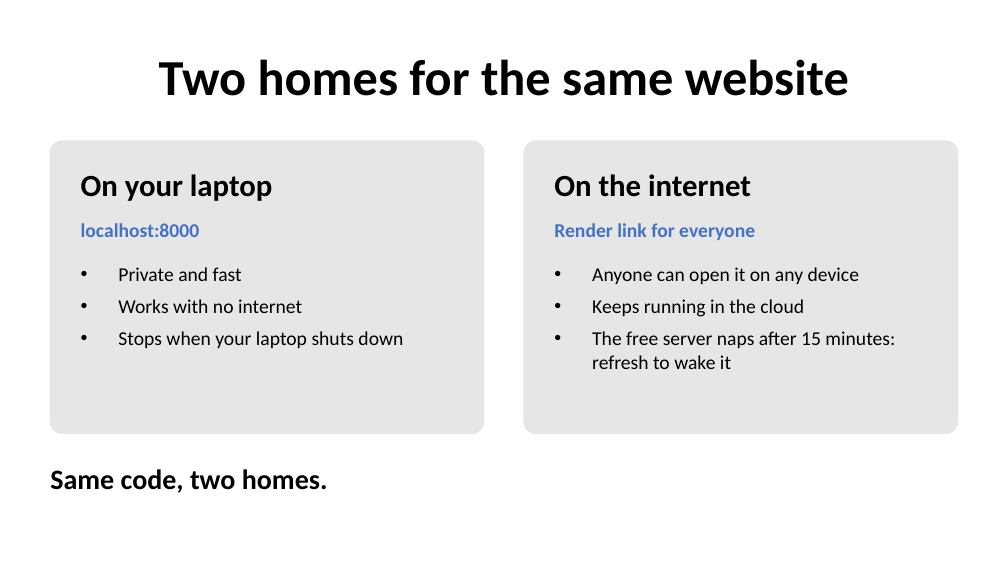
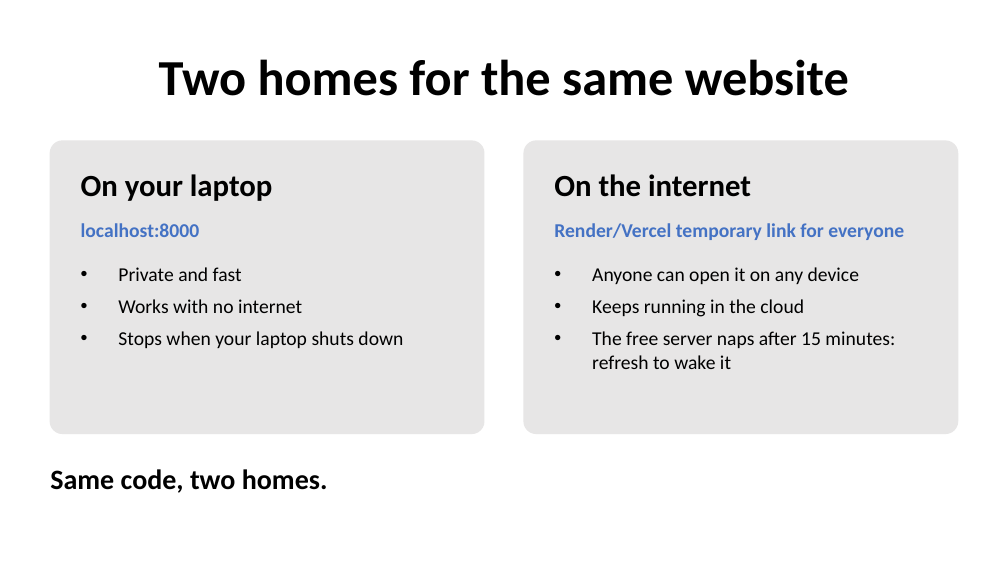
Before and after one commit to sammysudo/AquaCode-Live-Site-Dashboard, a slide deck: slide 10 of Web Dev AquaCode-full-slides-fixed.pptx. Drawn at 1008x567 pixels with LibreOffice and Linux fonts; fonts in the diff are those of the drawing. Boxes give left, top, right and bottom in pixels: in the first picture for what was removed or moved away, otherwise in the second. Text is boxed around its words. In the diff, an @@ line names an element or a change of style, - is before the commit and + after.

```diff
--- a/Web Dev AquaCode-full-slides-fixed.pptx
+++ b/Web Dev AquaCode-full-slides-fixed.pptx
@@ text at <box>554,223,904,240</box>: text changed @@
-Render link for everyone
+Render/Vercel temporary link for everyone
```
Also in this commit, not shown: 7 other slides changed, 1 slide added, 8 other files.
